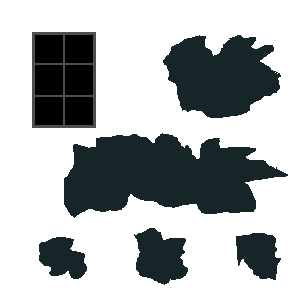
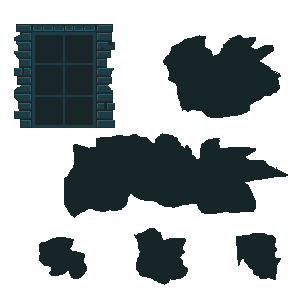
Layer changes from the first w=300, h=300 image to the second:
painted on "Layer 2" over 14, 24, 115, 128
added layer "Layer 3" above "Background" over 16, 35, 42, 113
